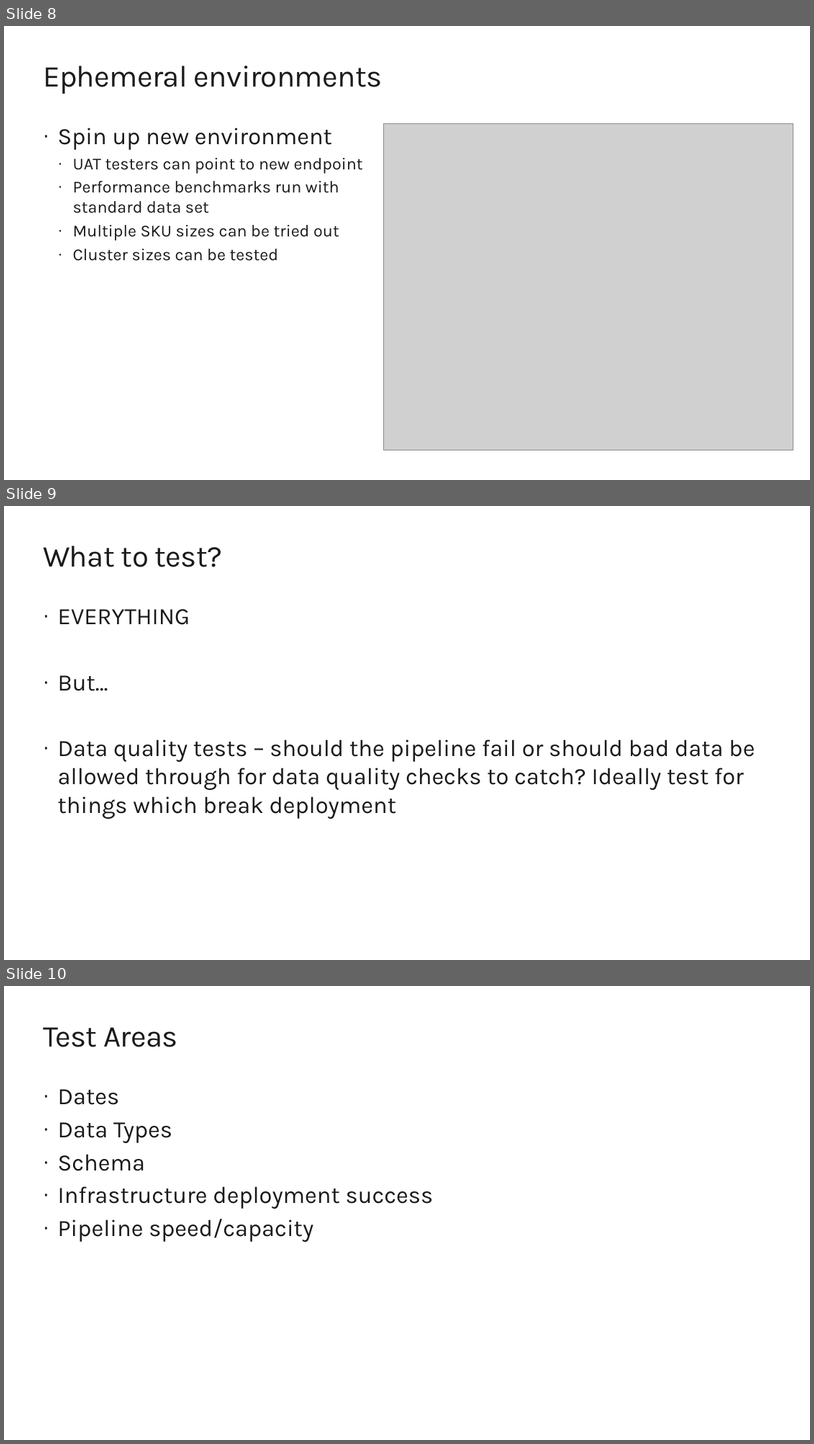
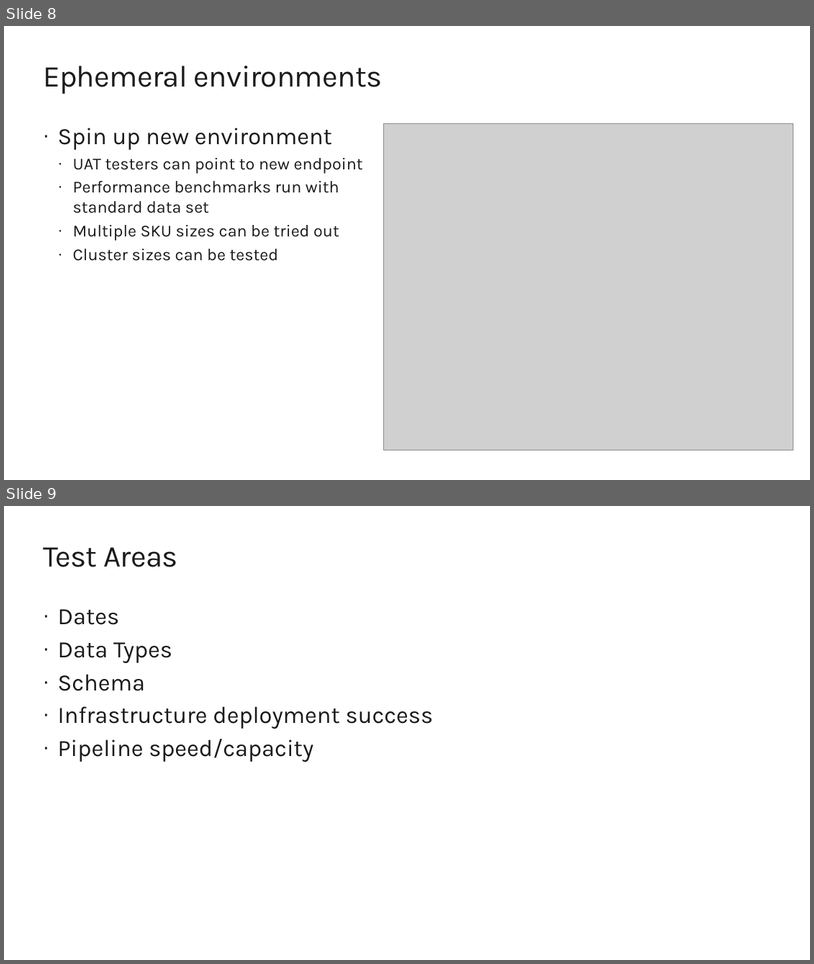
Before and after one commit to arevaloisabel/agiledataoops, a slide deck: presentations/Testing Intro.pptx. Shown one above the other, each under a label of ours: slides 8, 9 and 10 before the commit, slides 8 and 9 after it. The pictures are 814x1444 and 814x964 pixels, drawn with LibreOffice and Linux fonts; fonts in the diff are those of the drawing; grey boxes stand for pictures; background and template pictures are left out. Boxes give left, top, right and bottom in pixels: in the first picture for what was removed or moved away, otherwise in the second. Text is boxed around its words. In the diff, an @@ line names an element or a change of style, - is before the commit and + after.

```diff
--- a/presentations/Testing Intro.pptx
+++ b/presentations/Testing Intro.pptx
@@ slide 9 removed at <box>4,506,810,960</box>, background #FFFFFF @@
@@ title removed at <box>43,546,223,567</box> @@
-What to test?
@@ text removed at <box>58,609,755,818</box> @@
-· EVERYTHING
-· But…
-· Data quality tests – should the pipeline fail or should bad data be allowed through for data quality checks to catch? Ideally test for things which break deployment
@@ what was slide 10 is now slide 9 @@
```
Also in this commit, not shown: 1 slide changed.
